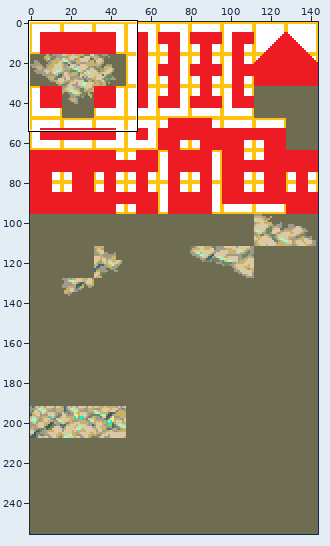
Sprite sheet -- images/experimental/rpg/cobblestone.png. Above, an overview of the earlier version with the close-up marked.
Close-up. Old version:
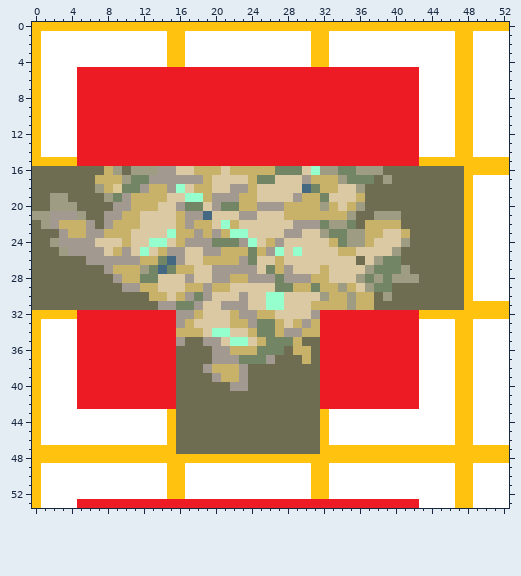
The file is 144x256 pixels. Shown: x 0..52, y 0..53. The commit also changed other parts of the picture, which this record leaves out.
The same view after the edit:
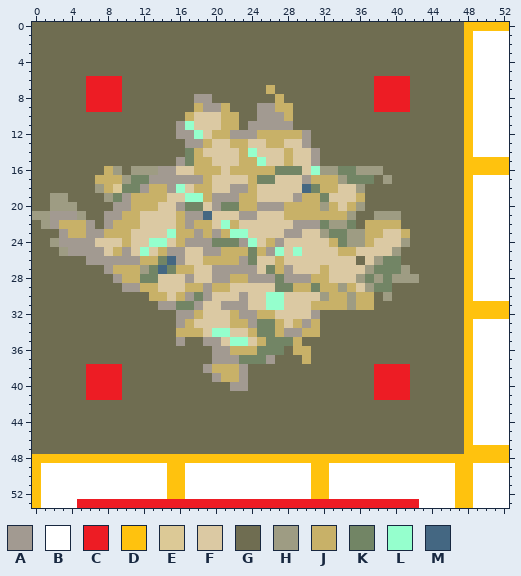
Palette (. is transparent): A #a29a91  B #ffffff  C #ed1c24  D #ffc20e  E #dcc996  F #dbc9a3  G #6f6d51  H #9e9c83  J #c8b168  K #728565  L #95ffcd  M #446782
Edits made:
y 0: x 0..47 DDDDDDDDDDDDDDDDDDDDDDDDDDDDDDDDDDDDDDDDDDDDDDDD -> GGGGGGGGGGGGGGGGGGGGGGGGGGGGGGGGGGGGGGGGGGGGGGGG
y 1..4: x 0..47 DBBBBBBBBBBBBBBDDBBBBBBBBBBBBBBDDBBBBBBBBBBBBBBD -> GGGGGGGGGGGGGGGGGGGGGGGGGGGGGGGGGGGGGGGGGGGGGGGG
y 5: x 0..47 DBBBBCCCCCCCCCCCCCCCCCCCCCCCCCCCCCCCCCCCCCCBBBBD -> GGGGGGGGGGGGGGGGGGGGGGGGGGGGGGGGGGGGGGGGGGGGGGGG
y 6: x 0..5 DBBBBC -> GGGGGG; x 10..37 CCCCCCCCCCCCCCCCCCCCCCCCCCCC -> GGGGGGGGGGGGGGGGGGGGGGGGGGGG; x 42..47 CBBBBD -> GGGGGG
y 7: x 0..5 DBBBBC -> GGGGGG; x 10..37 CCCCCCCCCCCCCCCCCCCCCCCCCCCC -> GGGGGGGGGGGGGGGGJGGGGGGGGGGG; x 42..47 CBBBBD -> GGGGGG
y 8: x 0..5 DBBBBC -> GGGGGG; x 10..37 CCCCCCCCCCCCCCCCCCCCCCCCCCCC -> GGGGGGGGAAGGGGGGGJGGGGGGGGGG; x 42..47 CBBBBD -> GGGGGG
y 9: x 0..5 DBBBBC -> GGGGGG; x 10..37 CCCCCCCCCCCCCCCCCCCCCCCCCCCC -> GGGGGGGGJAAJGGGAAJJGGGGGGGGG; x 42..47 CBBBBD -> GGGGGG
y 10: x 0..47 DBBBBCCCCCCCCCCCCCCCCCCCCCCCCCCCCCCCCCCCCCCBBBBD -> GGGGGGGGGGGGGGGGGJFFFJJGGAAAJGGGGGGGGGGGGGGGGGGG
y 11: x 0..47 DBBBBCCCCCCCCCCCCCCCCCCCCCCCCCCCCCCCCCCCCCCBBBBD -> GGGGGGGGGGGGGGGGALFFFJJGAAAAAGGGGGGGGGGGGGGGGGGG
y 12: x 0..47 DBBBBCCCCCCCCCCCCCCCCCCCCCCCCCCCCCCCCCCCCCCBBBBD -> GGGGGGGGGGGGGGGGAALFJJAAAJJJJJAGGGGGGGGGGGGGGGGG
y 13: x 0..47 DBBBBCCCCCCCCCCCCCCCCCCCCCCCCCCCCCCCCCCCCCCBBBBD -> GGGGGGGGGGGGGGGGGAAJFFJJFFJJFFAGGGGGGGGGGGGGGGGG
y 14: x 0..47 DBBBBCCCCCCCCCCCCCCCCCCCCCCCCCCCCCCCCCCCCCCBBBBD -> GGGGGGGGGGGGGGGGGKJFFFFJLFFFJFFAGGGGGGGGGGGGGGGG
y 15: x 0..47 DDDDDCCCCCCCCCCCCCCCCCCCCCCCCCCCCCCCCCCCCCCDDDDD -> GGGGGGGGGGGGGGGGAKJJFFFJJLFFJFFAGGGGGGGGGGGGGGGG
y 32: x 0..15 DDDDDCCCCCCCCCCC -> GGGGGGGGGGGGGGGG; x 32..47 CCCCCCCCCCCDDDDD -> GGGGGGGGGGGGGGGG
y 33..37: x 0..15 DBBBBCCCCCCCCCCC -> GGGGGGGGGGGGGGGG; x 32..47 CCCCCCCCCCCBBBBD -> GGGGGGGGGGGGGGGG
y 38..41: x 0..5 DBBBBC -> GGGGGG; x 10..15 CCCCCC -> GGGGGG; x 32..37 CCCCCC -> GGGGGG; x 42..47 CBBBBD -> GGGGGG
y 42: x 0..15 DBBBBCCCCCCCCCCC -> GGGGGGGGGGGGGGGG; x 32..47 CCCCCCCCCCCBBBBD -> GGGGGGGGGGGGGGGG
y 43..46: x 0..15 DBBBBBBBBBBBBBBD -> GGGGGGGGGGGGGGGG; x 32..47 DBBBBBBBBBBBBBBD -> GGGGGGGGGGGGGGGG
y 47: x 0..15 DDDDDDDDDDDDDDDD -> GGGGGGGGGGGGGGGG; x 32..47 DDDDDDDDDDDDDDDD -> GGGGGGGGGGGGGGGG
Changed places in both close-ups, as pixel boxes (x1, y1, x2, y2):
changed: (32, 22, 464, 166)
changed: (32, 310, 176, 454)
changed: (320, 310, 464, 454)
